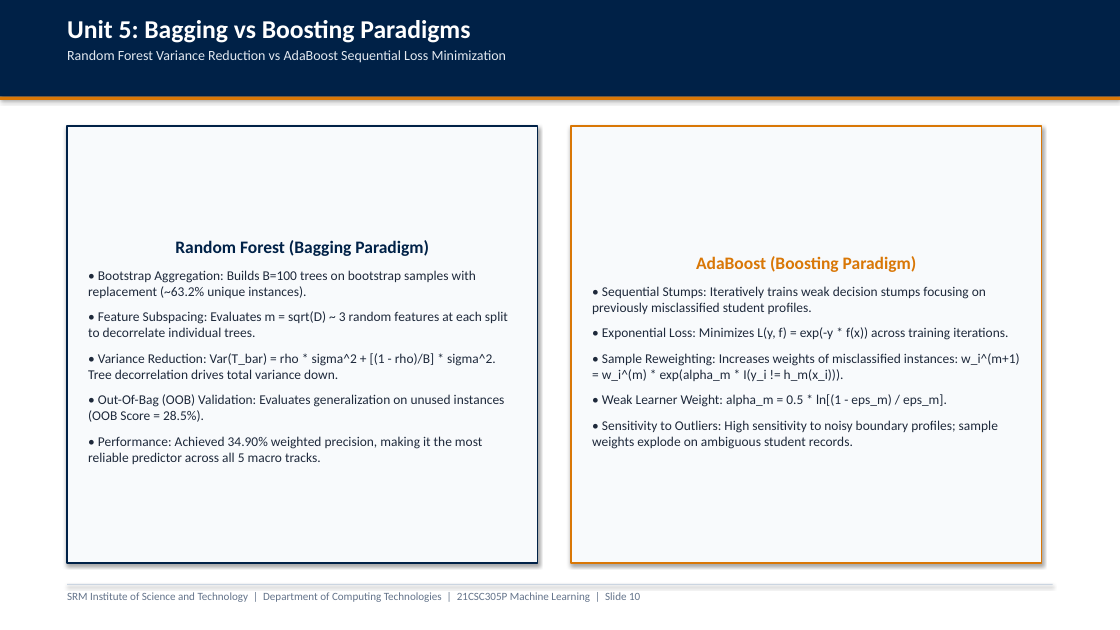
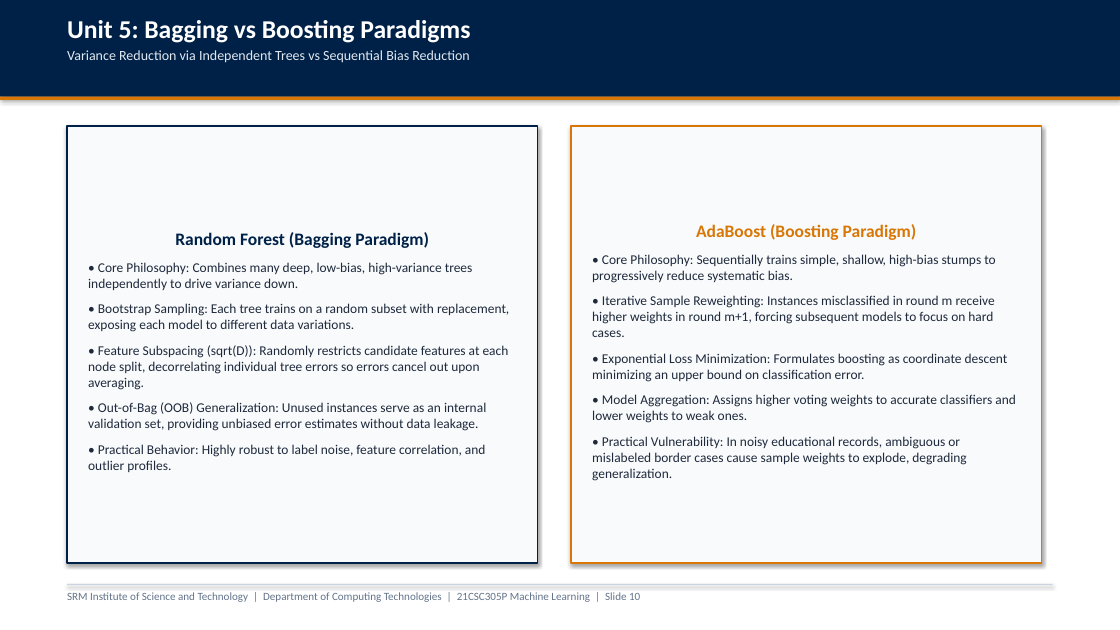
Before and after one commit to parth2024-tech/SRM-21CSC305P-Machine-Learning-Career-Guidance-Debate-Agent, a slide deck: slide 10 of presentation_unit3_unit4_unit5.pptx. Drawn at 1120x630 pixels with LibreOffice and Linux fonts; fonts in the diff are those of the drawing. Boxes give left, top, right and bottom in pixels: in the first picture for what was removed or moved away, otherwise in the second. Text is boxed around its words. In the diff, an @@ line names an element or a change of style, - is before the commit and + after.

```diff
--- a/presentation_unit3_unit4_unit5.pptx
+++ b/presentation_unit3_unit4_unit5.pptx
@@ text at [67, 50, 469, 63]: text changed @@
-Random Forest Variance Reduction vs AdaBoost Sequential Loss Minimization
+Variance Reduction via Independent Trees vs Sequential Bias Reduction
@@ text in rectangle at [88, 262, 509, 472]: text changed @@
-• Bootstrap Aggregation: Builds B=100 trees on bootstrap samples with replacement (~63.2% unique instances).
-• Feature Subspacing: Evaluates m = sqrt(D) ~ 3 random features at each split to decorrelate individual trees.
-• Variance Reduction: Var(T_bar) = rho * sigma^2 + [(1 - rho)/B] * sigma^2. Tree decorrelation drives total variance down.
-• Out-Of-Bag (OOB) Validation: Evaluates generalization on unused instances (OOB Score = 28.5%).
-• Performance: Achieved 34.90% weighted precision, making it the most reliable predictor across all 5 macro tracks.
+• Core Philosophy: Combines many deep, low-bias, high-variance trees independently to drive variance down.
+• Bootstrap Sampling: Each tree trains on a random subset with replacement, exposing each model to different data variations.
+• Feature Subspacing (sqrt(D)): Randomly restricts candidate features at each node split, decorrelating individual tree errors so errors cancel out upon averaging.
+• Out-of-Bag (OOB) Generalization: Unused instances serve as an internal validation set, providing unbiased error estimates without data leakage.
+• Practical Behavior: Highly robust to label noise, feature correlation, and outlier profiles.
@@ text in rectangle at [592, 254, 1016, 481]: text changed @@
-• Sequential Stumps: Iteratively trains weak decision stumps focusing on previously misclassified student profiles.
-• Exponential Loss: Minimizes L(y, f) = exp(-y * f(x)) across training iterations.
-• Sample Reweighting: Increases weights of misclassified instances: w_i^(m+1) = w_i^(m) * exp(alpha_m * I(y_i != h_m(x_i))).
-• Weak Learner Weight: alpha_m = 0.5 * ln[(1 - eps_m) / eps_m].
-• Sensitivity to Outliers: High sensitivity to noisy boundary profiles; sample weights explode on ambiguous student records.
+• Core Philosophy: Sequentially trains simple, shallow, high-bias stumps to progressively reduce systematic bias.
+• Iterative Sample Reweighting: Instances misclassified in round m receive higher weights in round m+1, forcing subsequent models to focus on hard cases.
+• Exponential Loss Minimization: Formulates boosting as coordinate descent minimizing an upper bound on classification error.
+• Model Aggregation: Assigns higher voting weights to accurate classifiers and lower weights to weak ones.
+• Practical Vulnerability: In noisy educational records, ambiguous or mislabeled border cases cause sample weights to explode, degrading generalization.
```
Also in this commit, not shown: 13 other slides changed, 2 other files.
